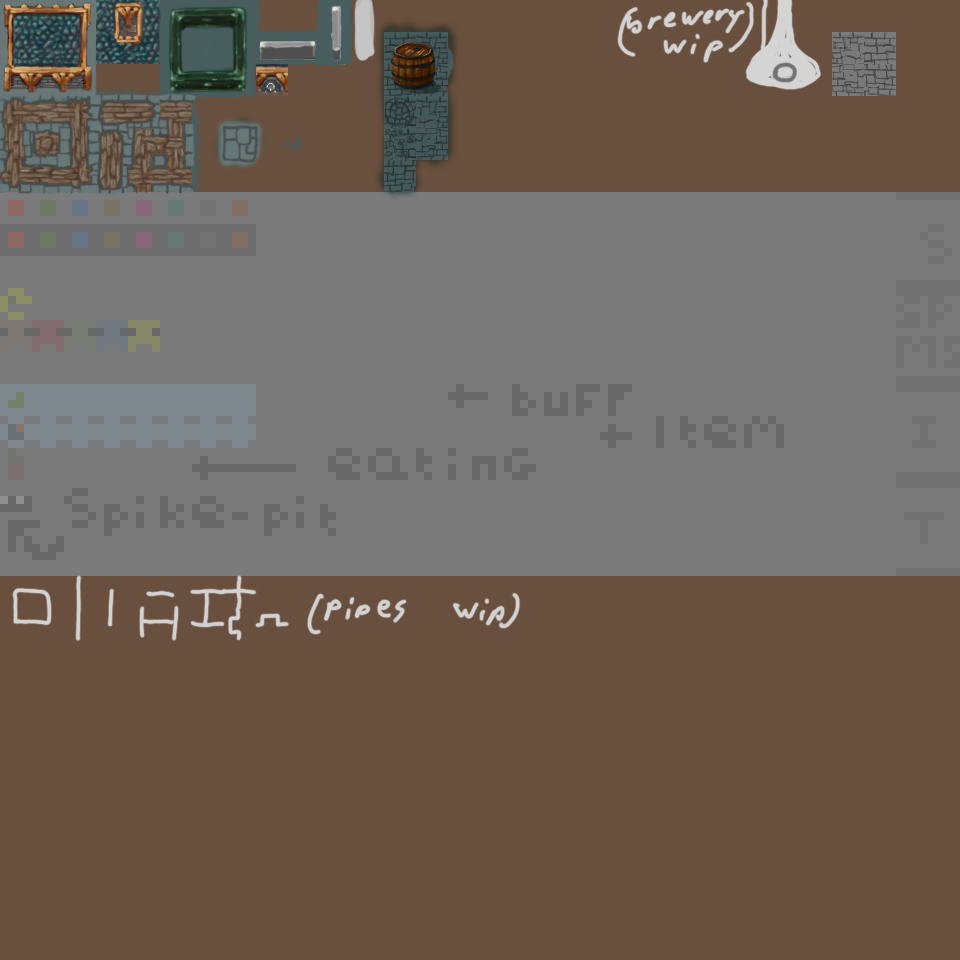
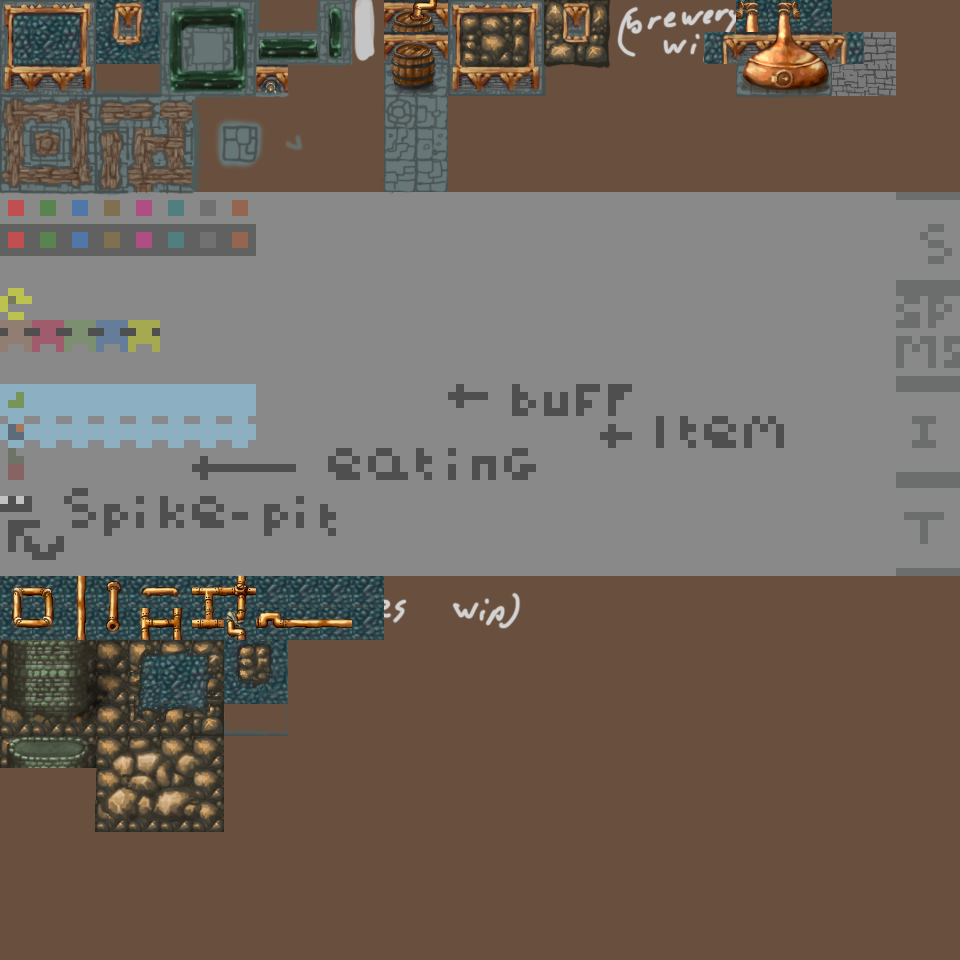
Layers edited between the first and the second w=960, h=960 image:
removed layer "Layer 9" (was color) over [186,16,437,152]
added layer "Layer 49" above "Layer 47 copy" over [5,637,131,729]
added layer "Layer 47 copy" above "Layer 47" over [95,736,224,832]
added layer "Layer 47" above "Layer 48" over [0,640,275,736]
added layer "Layer 48" above "Layer 46" over [128,640,288,736]
added layer "Layer 42" above "Layer 39" over [11,576,352,640]
added layer "Layer 39" above "Group 2" over [0,576,384,640]
added group "Group 2" with 11 layers above "Group 1" over [0,0,833,196]
added layer "Layer 35" in group "Group 2" over [28,0,833,99]
added layer "Layer 25" in group "Group 2" over [0,0,801,196]
"Layer 19": opacity 52% → 100%, moved it into group "Group 2", painted on it over [170,7,278,94]
moved "Layer 18" into group "Group 2", painted on it over [168,6,247,94]
moved "Layer 17" into group "Group 2" over [168,5,249,95]
removed layer "Layer 16" over [168,6,248,93]
removed layer "Layer 15" over [0,0,267,196]
added layer "Layer 23" in group "Group 2" over [0,0,423,125]
added layer "Layer 24" in group "Group 2" over [158,0,345,98]
moved "Group 1 copy" into group "Group 2", painted on it over [0,0,448,196]
painted on "Layer 12" over [159,0,353,97]
removed layer "Layer 8" (was overlay) over [90,15,464,204]
added layer "Layer 29" above "Layer 28" over [740,0,831,94]
painted on "Layer 11" over [269,0,864,96]
painted on "Layer 6" over [23,17,448,152]
moved "Layer 0" above "Layer 3" over [0,0,960,832]
…and 16 more changes (16 added)
